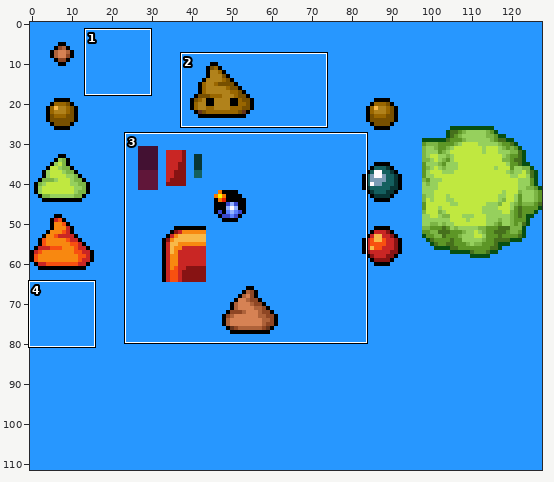
Two versions of one sprite sheet, GemDef.gmx/GFX/projectiles.png. Above: a wide view before the commit, with the close-up outlined.
Close-up. Before:
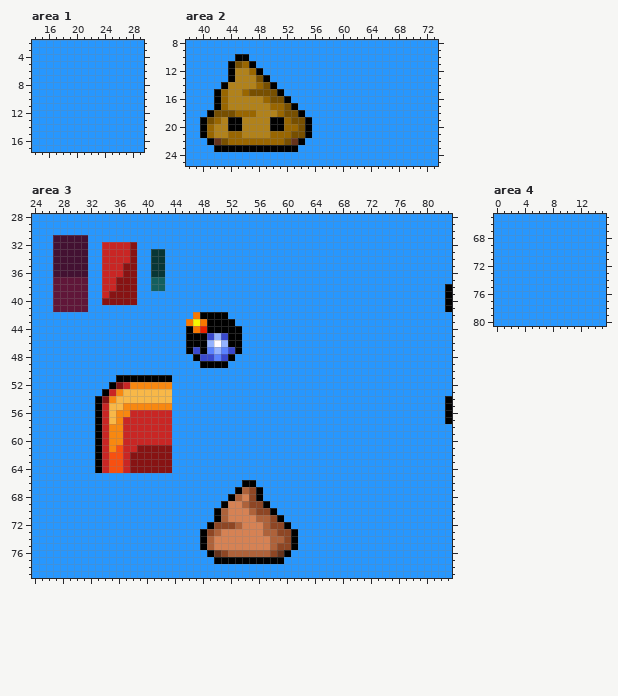
The file is 128x112 pixels. Shown: area 1: x 14..29, y 2..17; area 2: x 38..73, y 8..25; area 3: x 24..83, y 28..79; area 4: x 0..15, y 65..80.
The same view after the edit:
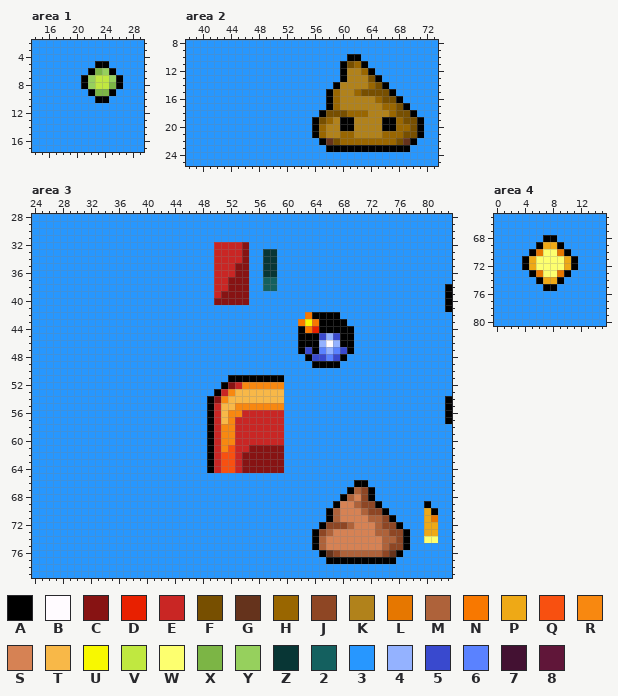
Palette (. is transparent): A #000000  B #fffbff  C #871313  D #e82000  E #c92624  F #774f00  G #65331c  H #996600  J #8e4624  K #b1821b  L #e67700  M #ae623a  N #f87800  P #eea916  Q #f85010  R #f88810  S #d68254  T #f8b848  U #f8f800  V #c0e840  W #fdff6f  X #7cb545  Y #96d05d  Z #083635  2 #14605f  3 #2797ff  4 #94b2ff  5 #3949ce  6 #5a82ff  7 #431132  8 #601639
Changes in this commit:
Changed rows in their new state; - is an unchanged pixel.
Area 1:
first column x 21:
 5 --AA--
 6 -AXYA-
 7 AYVVYA
 8 AYVVXA
 9 -AXXA-
10 --AA--
Area 2:
first column x 40:
10 -----33--------------AA---------
11 ----3333------------AFHA--------
12 ----33333-----------AKKHA-------
13 ----333333----------AKKKFA------
14 ---33333333--------AKKKKHFA-----
15 --3333333333------AHKKHFFFFA----
16 --33333333333-----AHKKKKKHFFA---
17 --333333333333----AHKKKKKKHHFA--
18 -33333333333333--AFFFHHHKKKHFFA-
19 3333333333333333AFHKAAKKKKAAHFFA
20 3333333333333333AHKKAAKKKKAAHHFA
21 3333333333333333AHKKHHKKKKHHHFFA
22 -33333333333333--AGFHHHHHHHHFGA-
23 --333333333333----AAAAAAAAAAAA--
Area 3:
first column x 27:
31 33333--------------------------------------------------
32 33333--33333-----------EEEEC---------------------------
33 33333--33333--33-------EEEEC--ZZ-----------------------
34 33333--33333--33-------EEEEC--ZZ-----------------------
35 33333--33333--33-------EEECC--ZZ-----------------------
36 33333--33333--33-------EEECC--ZZ-----------------------
37 33333--33333--33-------EECCC--22-----------------------
38 33333--33333--33-------EECCC--22-----------------------
39 33333--33333-----------ECCCC---------------------------
40 33333--33333-----------CCCCC---------------------------
41 33333--------------------------------------------------
42 --------------------33333-----------NAAAA--------------
43 -------------------3333333---------NUNAAAA-------------
44 -------------------33333333--------ANDAAAAA------------
45 -------------------33333333--------AAA545AA------------
46 -------------------33333333--------AAA4B4AA------------
47 -------------------33333333--------A5A6465A------------
48 --------------------333333----------A5565A-------------
49 ---------------------3333------------AAAA--------------
51 ---------33333333--------AAAAAAAA----------------------
52 --------333333333-------ACERRRRRR----------------------
53 -------3333333333------AERTTTTTTT----------------------
54 ------33333333333-----ACRTTTTTTTT----------------------
55 ------33333333333-----AETTRRRRRRR----------------------
56 ------33333333333-----AETRREEEEEE----------------------
57 ------33333333333-----AETREEEEEEE----------------------
58 ------33333333333-----AERREEEEEEE----------------------
59 ------33333333333-----AERREEEEEEE----------------------
60 ------33333333333-----AERREEEEEEE----------------------
61 ------33333333333-----AERQEECCCCC----------------------
62 ------33333333333-----AEQQECCCCCC----------------------
63 ------33333333333-----AEQQECCCCCC----------------------
64 ------33333333333-----AEQQECCCCCC----------------------
66 ---------------------------33--------------AA----------
67 --------------------------3333------------AMJA---------
68 -------------------------33333-----------AMSJA---------
69 ------------------------3333333---------ASSMJJA------A-
70 -----------------------333333333-------AMSSSMJJA-----PA
71 -----------------------3333333333------AMSSSSMMJA----PL
72 ----------------------333333333333----AJJJMSSSMJJA---PP
73 ---------------------33333333333333--AJMSSSSSSMMJJA--PP
74 ---------------------33333333333333--AMSSSSSSSSMMJA--WW
75 ---------------------33333333333333--AMSSSSSSSSMJJA----
76 ----------------------333333333333----AGJMMMMMMJGA-----
77 -----------------------3333333333------AAAAAAAAAA------
Area 4:
first column x 4:
68 ---AA---
69 --APPA--
70 -ALWWLA-
71 APWWWWPA
72 APWWWWPA
73 -ALWWLA-
74 --APPA--
75 ---AA---
